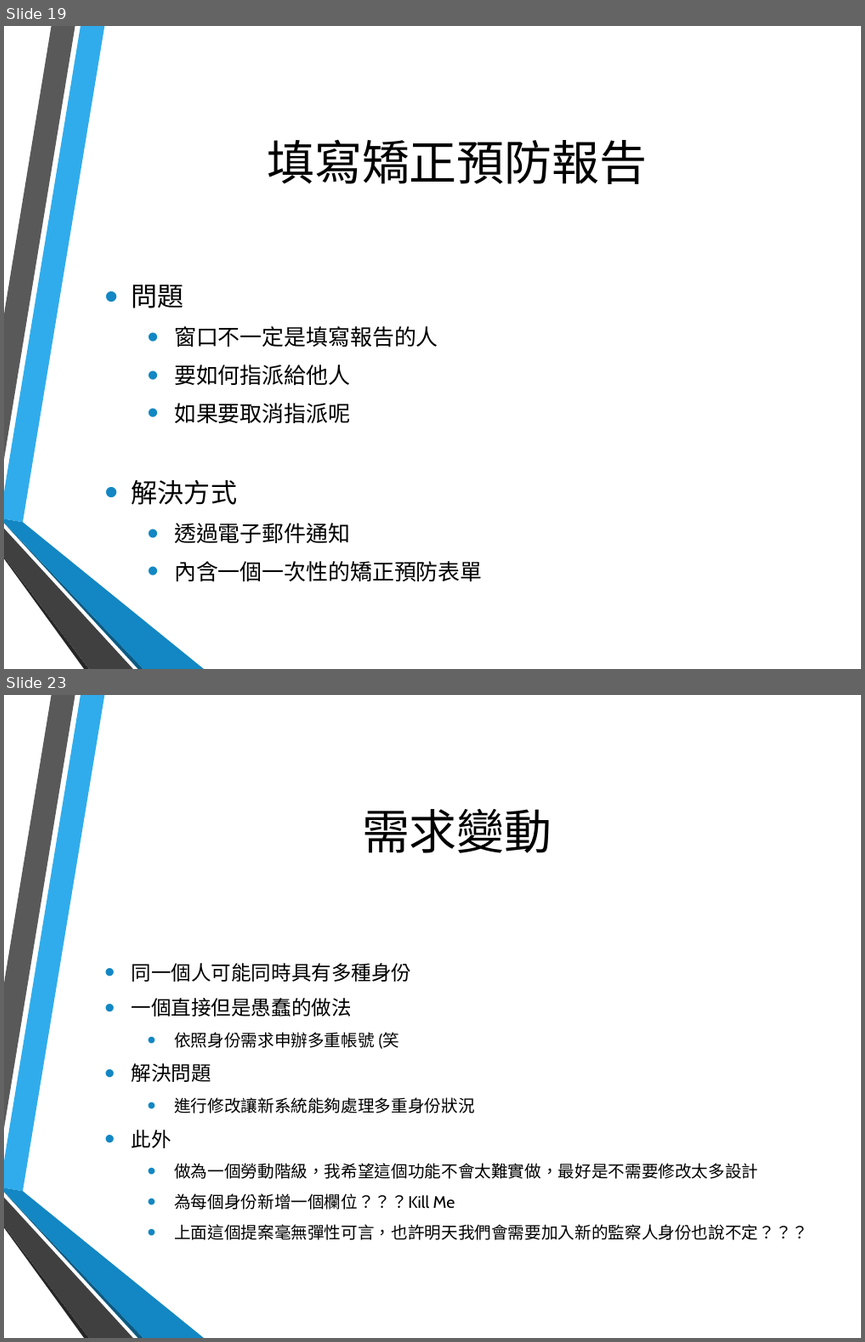
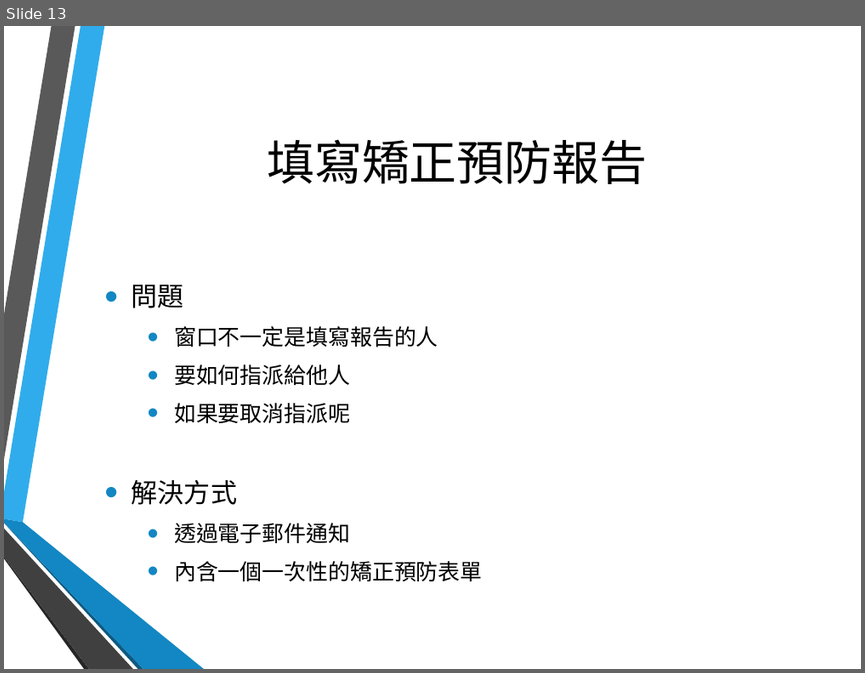
Before and after one commit to hsinewu/pia, a slide deck: Contest/FinalPresentation.pptx. Shown one above the other, each under a label of ours: slides 19 and 23 before the commit, slide 13 after it; the slides between them are not shown. The pictures are 865x1342 and 865x673 pixels, drawn with LibreOffice and Linux fonts; fonts in the diff are those of the drawing; background and template pictures are left out. Boxes give left, top, right and bottom in pixels: in the first picture for what was removed or moved away, otherwise in the second. Text is boxed around its words. In the diff, an @@ line names an element or a change of style, - is before the commit and + after.

```diff
--- a/Contest/FinalPresentation.pptx
+++ b/Contest/FinalPresentation.pptx
@@ slide 23 removed at box(4, 695, 861, 1338), background picture (left out); not listed: 6 template elements that a slide beside it also shows @@
@@ title removed at box(362, 809, 552, 853) @@
-需求變動
@@ text removed at box(132, 963, 808, 1240) @@
-• 同一個人可能同時具有多種身份
-• 一個直接但是愚蠢的做法
-  • 依照身份需求申辦多重帳號 (笑
-• 解決問題
-  • 進行修改讓新系統能夠處理多重身份狀況
-• 此外
-  • 做為一個勞動階級，我希望這個功能不會太難實做，最好是不需要修改太多設計
-  • 為每個身份新增一個欄位？？？Kill Me
-  • 上面這個提案毫無彈性可言，也許明天我們會需要加入新的監察人身份也說不定？？？
@@ what was slide 19 is now slide 13 @@
```
Also in this commit, not shown: 4 slides changed, 11 other slides removed.
